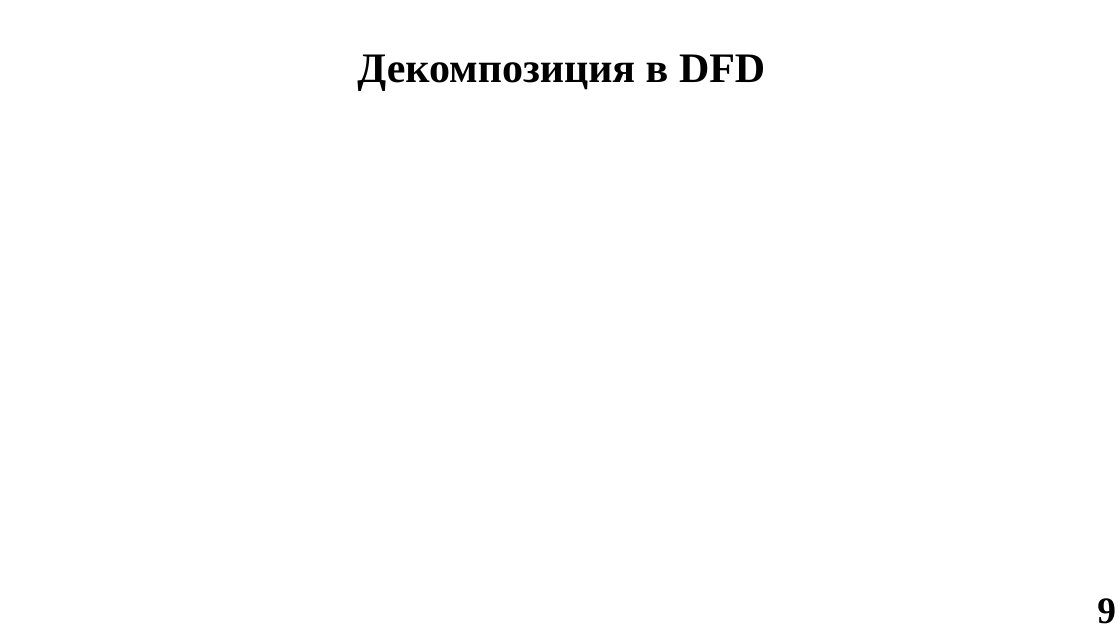
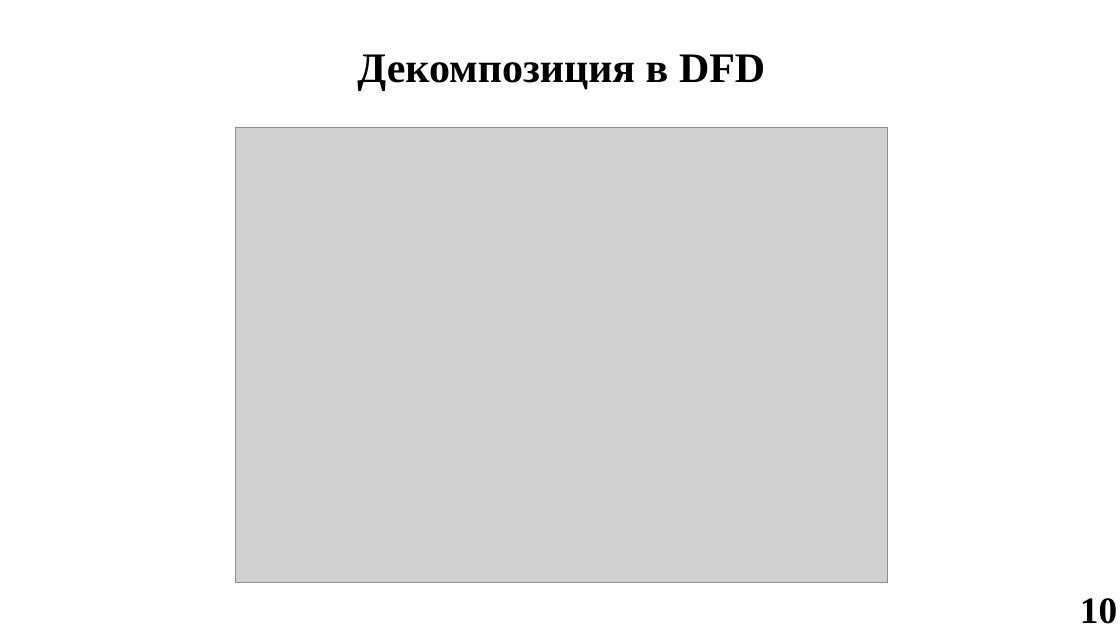
Before and after one commit to sa1kri/DFD, a slide deck: slide 10 of Образец.pptx (slide 9 before the commit). Drawn at 1120x630 pixels with LibreOffice and Linux fonts; fonts in the diff are those of the drawing; grey boxes stand for pictures; background and template pictures are left out. Boxes give left, top, right and bottom in pixels: in the first picture for what was removed or moved away, otherwise in the second. Text is boxed around its words. In the diff, an @@ line names an element or a change of style, - is before the commit and + after.

```diff
--- a/Образец.pptx
+++ b/Образец.pptx
@@ picture added at [235, 128, 888, 582] @@
@@ text at [1080, 598, 1117, 624]: text changed @@
-9
+10
```
Also in this commit, not shown: 9 other slides changed, 2 slides added, 1 slide removed, 1 other file.
